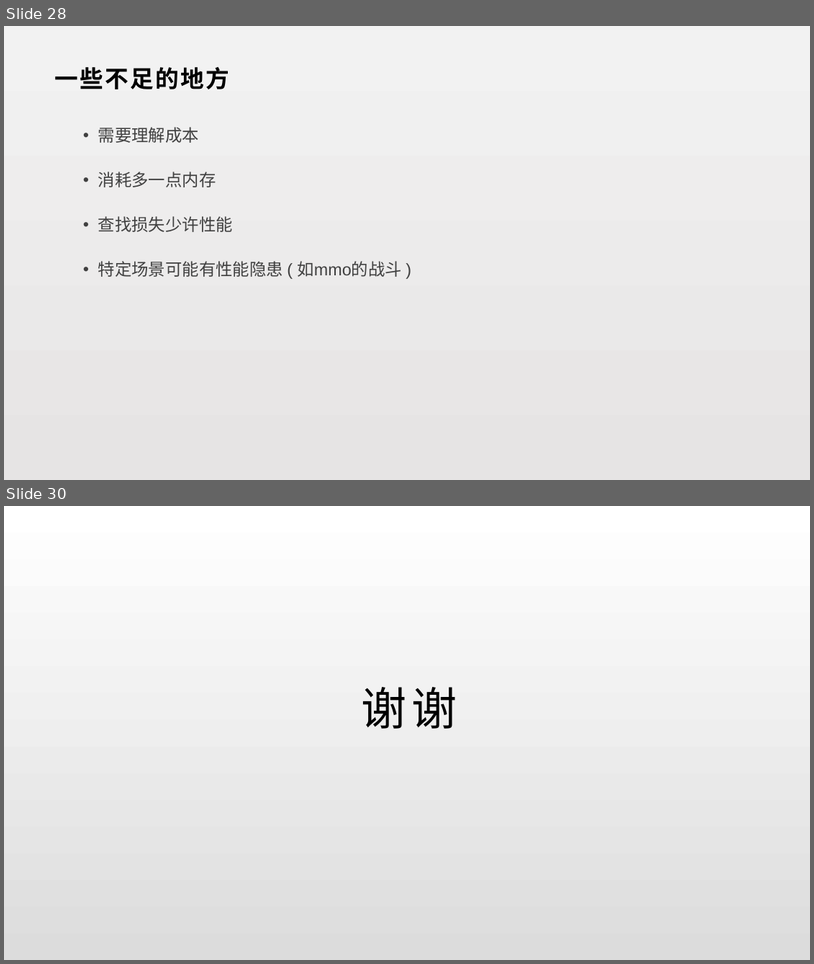
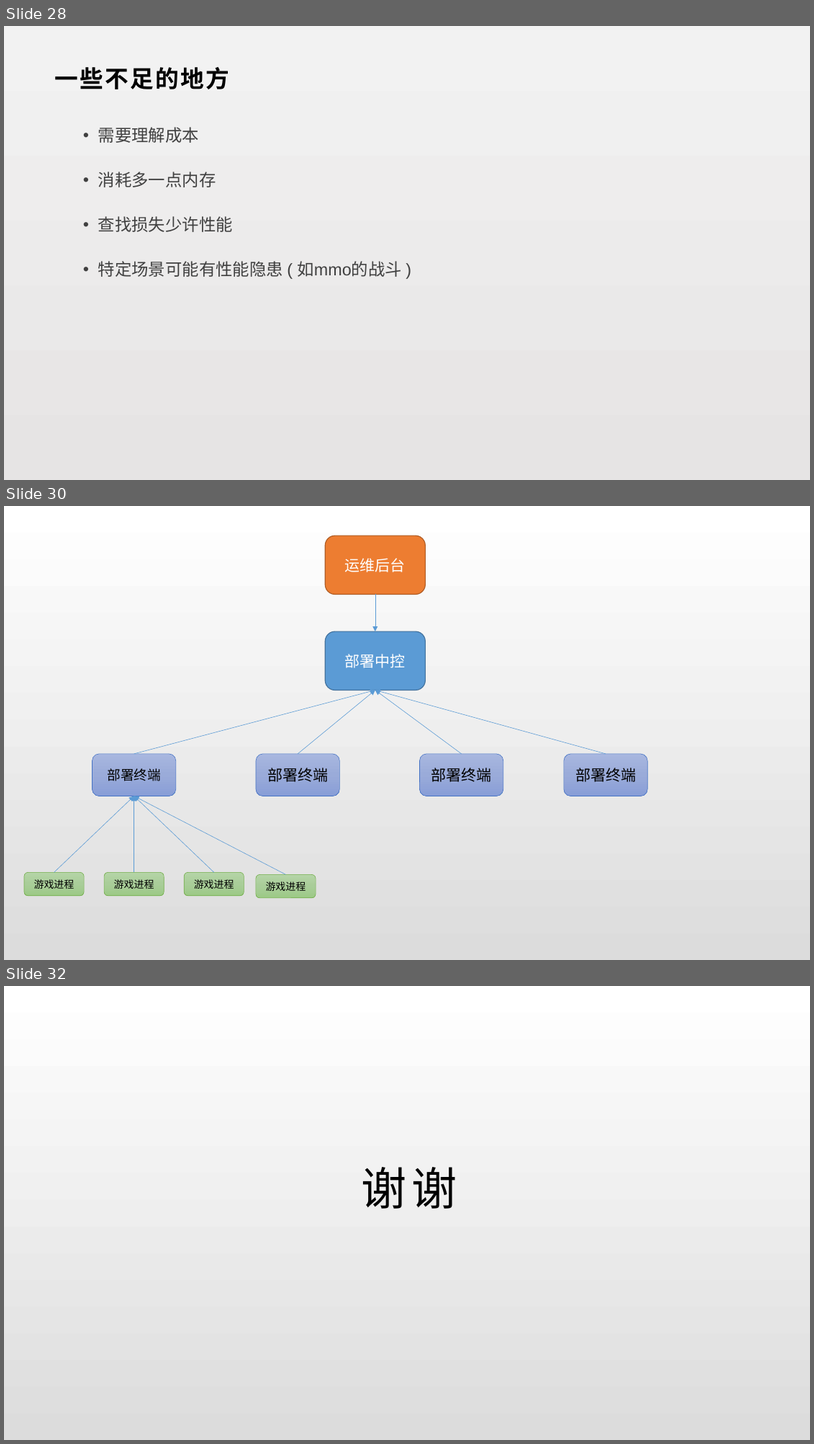
Before and after one commit to lori227/KFrame, a slide deck: _doc/KFrame.pptx. Shown one above the other, each under a label of ours: slides 28 and 30 before the commit, slides 28, 30 and 32 after it; the slides between them are not shown. The pictures are 814x964 and 814x1444 pixels, drawn with LibreOffice and Linux fonts; fonts in the diff are those of the drawing. Boxes give left, top, right and bottom in pixels: in the first picture for what was removed or moved away, otherwise in the second. Text is boxed around its words. In the diff, an @@ line names an element or a change of style, - is before the commit and + after.

```diff
--- a/_doc/KFrame.pptx
+++ b/_doc/KFrame.pptx
@@ slide 30 added at (4,506,810,960), background gradient #FFFFFF to #DCDCDC @@
@@ rounded rectangle added at (325,536,426,595), fill #ED7D31, outline #AF5C24 1 pt, 18 pt, text #FFFFFF @@
+运维后台
@@ arrow added from (376, 595) to (376, 631), #5B9BD5 0.5 pt @@
@@ rounded rectangle added at (325,631,426,690), fill #5B9BD5, outline #43739E 1 pt, 18 pt, text #FFFFFF @@
+部署中控
@@ arrow added from (134, 754) to (376, 690), #5B9BD5 0.5 pt @@
@@ arrow added from (298, 754) to (376, 690), #5B9BD5 0.5 pt @@
@@ arrow added from (462, 754) to (376, 690), #5B9BD5 0.5 pt @@
@@ arrow added from (606, 754) to (376, 690), #5B9BD5 0.5 pt @@
@@ rounded rectangle added at (93,754,176,795), fill gradient #A8B7DF to #9AABD9 to #889ED7, outline #4472C4 0.5 pt, 16 pt, text #000000 @@
+部署终端
@@ rounded rectangle added at (256,754,340,795), fill gradient #A8B7DF to #9AABD9 to #889ED7, outline #4472C4 0.5 pt, 18 pt, text #000000 @@
+部署终端
@@ rounded rectangle added at (419,754,504,795), fill gradient #A8B7DF to #9AABD9 to #889ED7, outline #4472C4 0.5 pt, 18 pt, text #000000 @@
+部署终端
@@ rounded rectangle added at (564,754,648,795), fill gradient #A8B7DF to #9AABD9 to #889ED7, outline #4472C4 0.5 pt, 18 pt, text #000000 @@
+部署终端
@@ arrow added from (54, 872) to (134, 795), #5B9BD5 0.5 pt @@
@@ arrow added from (134, 872) to (134, 795), #5B9BD5 0.5 pt @@
@@ arrow added from (214, 872) to (134, 795), #5B9BD5 0.5 pt @@
@@ arrow added from (286, 875) to (134, 795), #5B9BD5 0.5 pt @@
@@ rounded rectangle added at (24,872,84,896), fill gradient #B5D5A7 to #AACE9A to #9CC987, outline #70AD47 0.5 pt, 12 pt, text #000000 @@
+游戏进程
@@ rounded rectangle added at (104,872,165,896), fill gradient #B5D5A7 to #AACE9A to #9CC987, outline #70AD47 0.5 pt, 12 pt, text #000000 @@
+游戏进程
@@ rounded rectangle added at (184,872,244,896), fill gradient #B5D5A7 to #AACE9A to #9CC987, outline #70AD47 0.5 pt, 12 pt, text #000000 @@
+游戏进程
@@ rounded rectangle added at (256,875,316,898), fill gradient #B5D5A7 to #AACE9A to #9CC987, outline #70AD47 0.5 pt, 12 pt, text #000000 @@
+游戏进程
@@ what was slide 30 is now slide 32 @@
```
Also in this commit, not shown: 1 slide changed, 1 other slide added.
